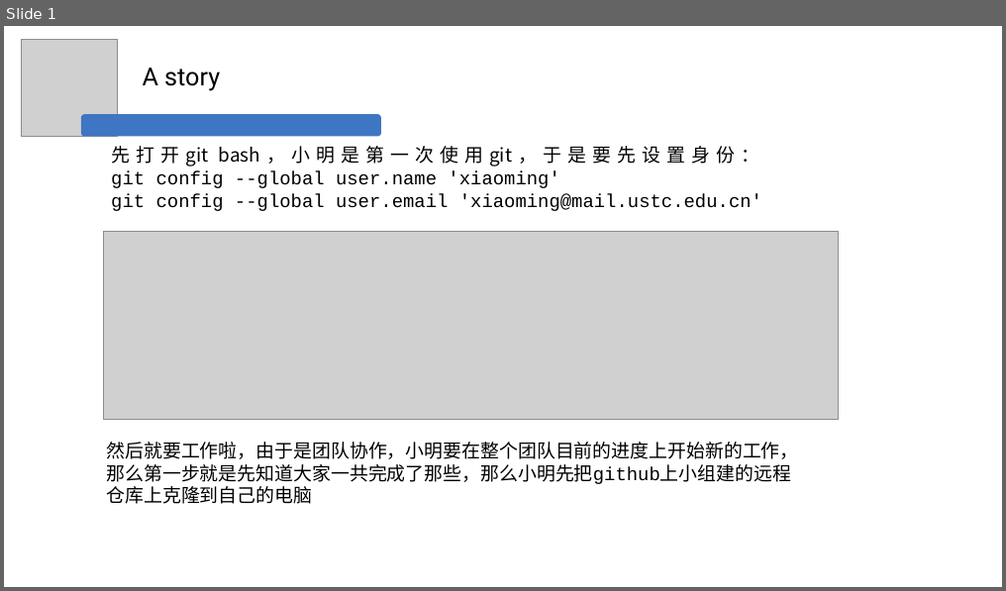
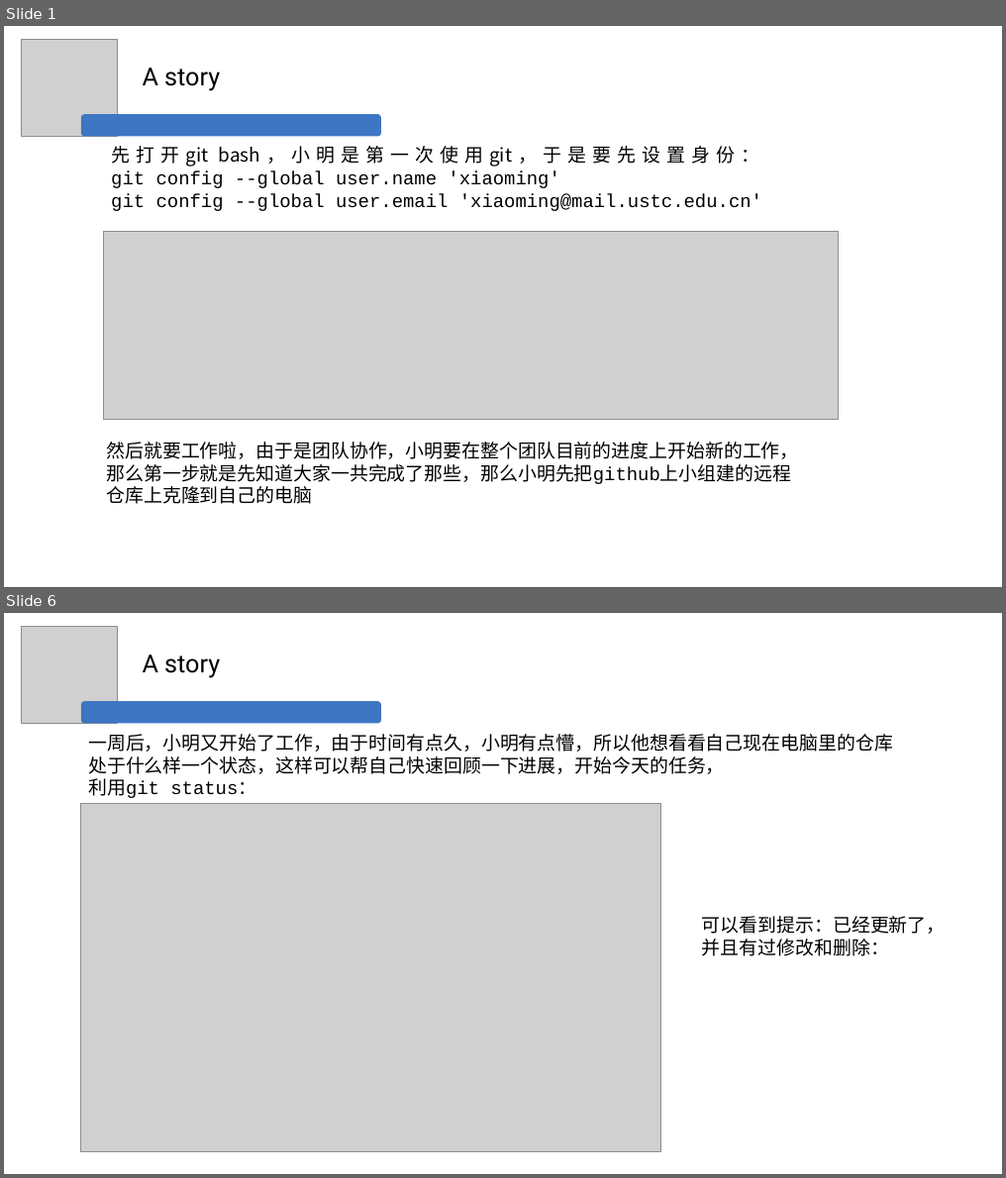
Before and after one commit to mbb0303/groupwork, a slide deck: preppt_fhj.pptx. Shown one above the other, each under a label of ours: slide 1 before the commit, slides 1 and 6 after it; the slides between them are not shown. The pictures are 1006x591 and 1006x1178 pixels, drawn with LibreOffice and Linux fonts; fonts in the diff are those of the drawing; grey boxes stand for pictures. Boxes give left, top, right and bottom in pixels: in the first picture for what was removed or moved away, otherwise in the second. Text is boxed around its words. In the diff, an @@ line names an element or a change of style, - is before the commit and + after.

```diff
--- a/preppt_fhj.pptx
+++ b/preppt_fhj.pptx
@@ slide 6 added at [4,613,1002,1174], background #FFFFFF @@
@@ picture added at [21,627,117,723] @@
@@ text added at [143,655,220,678], 24 pt, text #000000 @@
+A story
@@ rounded rectangle added at [81,701,381,724], fill #3E76C3 @@
@@ text added at [88,734,893,798], 18 pt, text #000000 @@
+一周后，小明又开始了工作，由于时间有点久，小明有点懵，所以他想看看自己现在电脑里的仓库处于什么样一个状态，这样可以帮自己快速回顾一下进展，开始今天的任务，
+利用git status：
@@ picture added at [81,803,660,1152] @@
@@ text added at [702,916,945,957], 18 pt, text #000000 @@
+可以看到提示：已经更新了，并且有过修改和删除：
```
Also in this commit, not shown: 4 slides changed, 3 other slides added.
